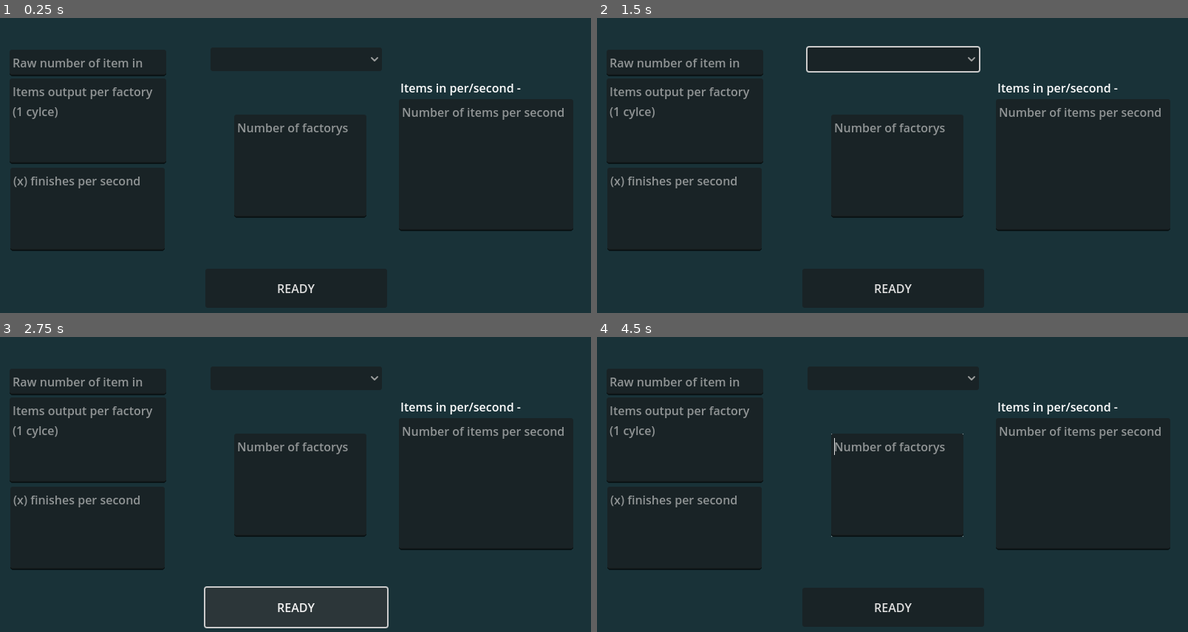
Above: before the commit, frames 1-4 (two rows, left to right).
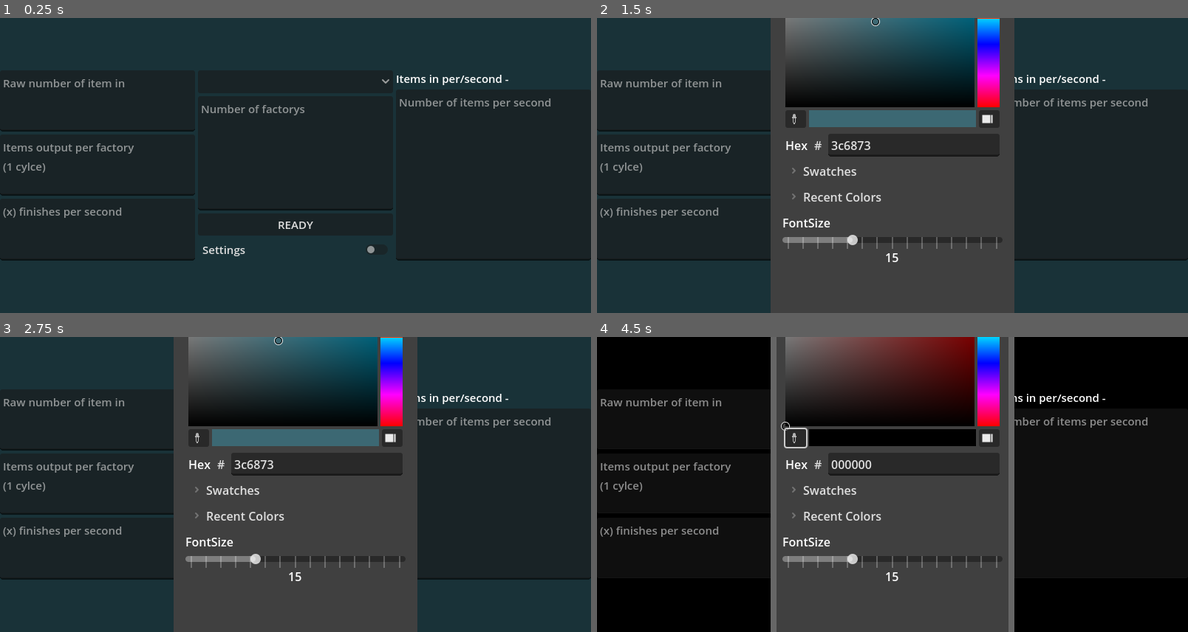
Above: after the commit, the same moments.

Repository: AaaaaaICO/Throughput-Calculator
Game: Godot game, scene res://Scenes/Manager.tscn
Same seed, same stepped clock (60 frames per second), same inputs: the game is played once before the commit and once after it.
Inputs (mouse positions are in pixels of both pictures, inside the frame that each line leads up to; where the layout moved, square brackets give the same spot in the first picture):
- Up to frame 1 (0.25 s): no input
- Up to frame 2 (1.5 s): click (892, 82) [892, 59] at 0.5 s; click (892, 248) at 1.25 s, where only the run after the commit has a clickable "Settings"
- Up to frame 3 (2.75 s): click "READY" at 2 s
- Up to frame 4 (4.5 s): click "READY" at 2.75 s; click (797, 437) at 3.52 s; click (892, 490) at 4.25 s, where only the run after the commit has a clickable "Swatches"

The runs differ from the first frame. In frame 1, 4.3% of the frame differs, in the area x 0-100%, y 13-94%; in frame 2, 39%; in frame 3, 35%; in frame 4, 72%, in the area x 0-100%, y 0-100%.

Commit message:
Major UI Change
added  font size and background colour settings (save on close)
made the window resizeable.

Diff:
--- a/Other/TextBoxTheme.tres
+++ b/Other/TextBoxTheme.tres
@@ -4,4 +4,5 @@
 bg_color = Color(0, 0, 0, 1)
 
 [resource]
+default_font_size = 15
 TextEdit/styles/read_only = SubResource("StyleBoxFlat_sid4r")
--- a/Scenes/Manager.gd
+++ b/Scenes/Manager.gd
@@ -1,15 +1,25 @@
-extends Node2D
+extends Control
 
 
-@onready var node_Output = get_node("Device Output")
-@onready var node_Speed = get_node("Device Speed")
-@onready var node_OutputWanted = get_node("OutputWanted")
-@onready var node_DevicesNeeded = get_node("Devices Needed")
-@onready var node_Options = get_node("OptionButton")
+@onready var node_Output = get_node("HBoxContainer/VBoxContainerLeft/Device Output")
+@onready var node_Speed = get_node("HBoxContainer/VBoxContainerLeft/Device Speed")
+@onready var node_OutputWanted = get_node("HBoxContainer/VBoxContainerRight/OutputWanted")
+@onready var node_DevicesNeeded = get_node("HBoxContainer/VBoxContainerMid/Devices Needed")
+@onready var node_Options = get_node("HBoxContainer/VBoxContainerMid/OptionButton")
 
-@onready var node_ItemsIn = get_node("Items In")
-@onready var Label_ItemsInNeeded = get_node("ItemsInNeeded")
+@onready var node_ItemsIn = get_node("HBoxContainer/VBoxContainerLeft/Items In")
+@onready var Label_ItemsInNeeded = get_node("HBoxContainer/VBoxContainerRight/ItemsInNeeded")
+var Checked = false
+var fontSize = 8
+var Defaultclr = Color(0.098, 0.196, 0.22, 1)
+var ColorPickerSettings = {
+	"BG_CLR": [Color(0.098, 0.196, 0.22, 1)],
+	"BG_CLR_SWATCHES": [Color(0.098, 0.196, 0.22, 1)],
+}
 
+
+func _ready():
+	Load()
 
 func _on_button_pressed():
 	Calculate(node_Output.get_text(), node_Speed.get_text(), node_OutputWanted.get_text(), node_DevicesNeeded.get_text())
@@ -60,3 +70,65 @@
 			Label_ItemsInNeeded.set_text("Items in per/second - " + str(float(node_ItemsIn.get_text()) * float(Speed) * (float(OutputWanted) / (float(OutputRate) * float(Speed)))))
 func _on_option_button_item_selected(index):
 	Lock()
+
+
+func _on_check_button_pressed():
+	Checked = !Checked
+	if(Checked):
+		$AcceptDialog.visible = true
+	else: load("res://Other/TextBoxTheme.tres").set_default_font_size(15)
+	RenderingServer.set_default_clear_color(Defaultclr)
+	Save()
+
+
+func _on_accept_dialog_confirmed():
+		fontSize = $"AcceptDialog/vbox Main/Vbox Font size/Slr_MiniFontSize".get_value()
+		load("res://Other/TextBoxTheme.tres").set_default_font_size(fontSize)
+		$AcceptDialog.visible = false
+		RenderingServer.set_default_clear_color($"AcceptDialog/vbox Main/ColorPicker".get_pick_color())
+		Save()
+
+func _on_accept_dialog_canceled():
+	$HBoxContainer/VBoxContainerMid/Cb_MiniMode.set_pressed(false)
+	RenderingServer.set_default_clear_color(Defaultclr)
+var saveLocation = "user://saves.cfg"
+func Save():
+	var config = ConfigFile.new()
+	var configFile = config.load(saveLocation)
+	config.set_value("Save", "Checked", Checked)
+	config.set_value("Save", "FontSize", fontSize)
+	config.set_value("Save", "ColorSettings", ColorPickerSettings)
+	config.save(saveLocation)
+func Load():
+	var config = ConfigFile.new()
+	var configFile = config.load(saveLocation)
+	if configFile != OK:
+		pass
+	else:
+		Checked = config.get_value("Save", "Checked")
+		fontSize = config.get_value("Save", "FontSize")
+		$"AcceptDialog/vbox Main/Vbox Font size/Slr_MiniFontSize".set_value(fontSize)
+		ColorPickerSettings = config.get_value("Save", "ColorSettings")
+		$"AcceptDialog/vbox Main/ColorPicker".set_pick_color(ColorPickerSettings["BG_CLR"])
+		RenderingServer.set_default_clear_color(ColorPickerSettings["BG_CLR"])
+		for clr in ColorPickerSettings["BG_CLR_SWATCHES"]:
+			$"AcceptDialog/vbox Main/ColorPicker".add_preset(clr)
+	if(Checked):
+		$HBoxContainer/VBoxContainerMid/Cb_MiniMode.set_pressed(true)
+		load("res://Other/TextBoxTheme.tres").set_default_font_size(fontSize)
+
+
+
+
+
+func _on_color_picker_preset_added(color):
+	ColorPickerSettings["BG_CLR_SWATCHES"].append(color)
+	ColorPickerSettings["BG_CLR"] = color
+
+func _on_color_picker_preset_removed(color):
+	ColorPickerSettings["BG_CLR_SWATCHES"].erase(color)
+
+
+func _on_color_picker_color_changed(color):
+	RenderingServer.set_default_clear_color(color)
+	ColorPickerSettings["BG_CLR"] = color
--- a/Scenes/Manager.tscn
+++ b/Scenes/Manager.tscn
@@ -3,69 +3,102 @@
 [ext_resource type="Script" path="res://Scenes/Manager.gd" id="1_mf45p"]
 [ext_resource type="Theme" uid="uid://bkmob4p8pqkkj" path="res://Other/TextBoxTheme.tres" id="2_r4x1w"]
 
-[node name="Manager" type="Node2D"]
+[node name="Control" type="Control"]
+layout_mode = 3
+anchors_preset = 15
+anchor_right = 1.0
+anchor_bottom = 1.0
+grow_horizontal = 2
+grow_vertical = 2
+size_flags_horizontal = 4
+size_flags_vertical = 4
 script = ExtResource("1_mf45p")
+metadata/_edit_use_anchors_ = true
 
-[node name="Device Output" type="TextEdit" parent="."]
-offset_left = -387.0
-offset_top = -118.0
-offset_right = -175.0
-offset_bottom = -2.0
+[node name="AcceptDialog" type="AcceptDialog" parent="."]
+title = "Settings"
+initial_position = 1
+size = Vector2i(314, 694)
+ok_button_text = "Confirm"
+
+[node name="vbox Main" type="VBoxContainer" parent="AcceptDialog"]
+offset_left = 8.0
+offset_top = 8.0
+offset_right = 306.0
+offset_bottom = 645.0
+
+[node name="ColorPicker" type="ColorPicker" parent="AcceptDialog/vbox Main"]
+layout_mode = 2
+color = Color(0.235294, 0.407843, 0.45098, 1)
+edit_alpha = false
+color_modes_visible = false
+sliders_visible = false
+
+[node name="Vbox Font size" type="VBoxContainer" parent="AcceptDialog/vbox Main"]
+layout_mode = 2
+
+[node name="Label" type="Label" parent="AcceptDialog/vbox Main/Vbox Font size"]
+layout_mode = 2
+text = "FontSize"
+
+[node name="Slr_MiniFontSize" type="HSlider" parent="AcceptDialog/vbox Main/Vbox Font size"]
+custom_minimum_size = Vector2(100, 0)
+layout_mode = 2
+min_value = 1.0
+max_value = 30.0
+value = 10.0
+rounded = true
+tick_count = 15
+ticks_on_borders = true
+
+[node name="Label2" type="Label" parent="AcceptDialog/vbox Main/Vbox Font size"]
+layout_mode = 2
+size_flags_horizontal = 4
+text = "15"
+
+[node name="HBoxContainer" type="HBoxContainer" parent="."]
+layout_mode = 1
+anchors_preset = -1
+anchor_top = 0.1775
+anchor_right = 1.0
+anchor_bottom = 0.8225
+grow_horizontal = 2
+grow_vertical = 2
+size_flags_horizontal = 4
+size_flags_vertical = 4
+alignment = 1
+
+[node name="VBoxContainerLeft" type="VBoxContainer" parent="HBoxContainer"]
+layout_mode = 2
+size_flags_horizontal = 3
+alignment = 1
+
+[node name="Items In" type="TextEdit" parent="HBoxContainer/VBoxContainerLeft"]
+layout_mode = 2
+size_flags_vertical = 3
+theme = ExtResource("2_r4x1w")
+placeholder_text = "Raw number of item in"
+
+[node name="Device Output" type="TextEdit" parent="HBoxContainer/VBoxContainerLeft"]
+layout_mode = 2
+size_flags_vertical = 3
 theme = ExtResource("2_r4x1w")
 placeholder_text = "Items output per factory
 (1 cylce)"
 
-[node name="Device Speed" type="TextEdit" parent="."]
-offset_left = -386.0
-offset_top = 3.0
-offset_right = -177.0
-offset_bottom = 116.0
+[node name="Device Speed" type="TextEdit" parent="HBoxContainer/VBoxContainerLeft"]
+layout_mode = 2
+size_flags_vertical = 3
 theme = ExtResource("2_r4x1w")
 placeholder_text = "(x) finishes per second"
 
-[node name="OutputWanted" type="TextEdit" parent="."]
-offset_left = 140.0
-offset_top = -90.0
-offset_right = 376.0
-offset_bottom = 89.0
-theme = ExtResource("2_r4x1w")
-placeholder_text = "Number of items per second"
+[node name="VBoxContainerMid" type="VBoxContainer" parent="HBoxContainer"]
+layout_mode = 2
+size_flags_horizontal = 3
+alignment = 1
 
-[node name="Devices Needed" type="TextEdit" parent="."]
-offset_left = -83.0
-offset_top = -69.0
-offset_right = 96.0
-offset_bottom = 71.0
-theme = ExtResource("2_r4x1w")
-placeholder_text = "Number of factorys"
-
-[node name="ItemsInNeeded" type="Label" parent="."]
-offset_left = 142.0
-offset_top = -117.0
-offset_right = 363.0
-offset_bottom = -94.0
-text = "Items in per/second - "
-
-[node name="Items In" type="TextEdit" parent="."]
-offset_left = -387.0
-offset_top = -157.0
-offset_right = -175.0
-offset_bottom = -121.0
-theme = ExtResource("2_r4x1w")
-placeholder_text = "Raw number of item in"
-
-[node name="Button" type="Button" parent="."]
-offset_left = -122.0
-offset_top = 140.0
-offset_right = 124.0
-offset_bottom = 193.0
-text = "READY"
-
-[node name="OptionButton" type="OptionButton" parent="."]
-offset_left = -115.0
-offset_top = -160.0
-offset_right = 117.0
-offset_bottom = -128.0
+[node name="OptionButton" type="OptionButton" parent="HBoxContainer/VBoxContainerMid"]
+layout_mode = 2
 item_count = 4
 popup/item_0/text = "Factory output per cycle"
 popup/item_0/id = 0
@@ -76,7 +109,44 @@
 popup/item_3/text = "Items per second"
 popup/item_3/id = 3
 
-[node name="Camera2D" type="Camera2D" parent="."]
+[node name="Devices Needed" type="TextEdit" parent="HBoxContainer/VBoxContainerMid"]
+custom_minimum_size = Vector2(0, 100)
+layout_mode = 2
+size_flags_vertical = 3
+theme = ExtResource("2_r4x1w")
+placeholder_text = "Number of factorys"
 
-[connection signal="pressed" from="Button" to="." method="_on_button_pressed"]
-[connection signal="item_selected" from="OptionButton" to="." method="_on_option_button_item_selected"]
+[node name="Btn_Ready" type="Button" parent="HBoxContainer/VBoxContainerMid"]
+layout_mode = 2
+theme = ExtResource("2_r4x1w")
+text = "READY"
+
+[node name="Cb_MiniMode" type="CheckButton" parent="HBoxContainer/VBoxContainerMid"]
+layout_mode = 2
+theme = ExtResource("2_r4x1w")
+text = "Settings"
+
+[node name="VBoxContainerRight" type="VBoxContainer" parent="HBoxContainer"]
+layout_mode = 2
+size_flags_horizontal = 3
+alignment = 1
+
+[node name="ItemsInNeeded" type="Label" parent="HBoxContainer/VBoxContainerRight"]
+layout_mode = 2
+size_flags_vertical = 1
+theme = ExtResource("2_r4x1w")
+text = "Items in per/second - "
+
+[node name="OutputWanted" type="TextEdit" parent="HBoxContainer/VBoxContainerRight"]
+custom_minimum_size = Vector2(0, 150)
+layout_mode = 2
+size_flags_vertical = 3
+theme = ExtResource("2_r4x1w")
+placeholder_text = "Number of items per second"
+
+[connection signal="canceled" from="AcceptDialog" to="." method="_on_accept_dialog_canceled"]
+[connection signal="confirmed" from="AcceptDialog" to="." method="_on_accept_dialog_confirmed"]
+[connection signal="color_changed" from="AcceptDialog/vbox Main/ColorPicker" to="." method="_on_color_picker_color_changed"]
+[connection signal="preset_added" from="AcceptDialog/vbox Main/ColorPicker" to="." method="_on_color_picker_preset_added"]
+[connection signal="preset_removed" from="AcceptDialog/vbox Main/ColorPicker" to="." method="_on_color_picker_preset_removed"]
+[connection signal="pressed" from="HBoxContainer/VBoxContainerMid/Cb_MiniMode" to="." method="_on_check_button_pressed"]
--- a/project.godot
+++ b/project.godot
@@ -21,6 +21,7 @@
 
 window/size/viewport_width=800
 window/size/viewport_height=400
+window/subwindows/embed_subwindows=false
 
 [rendering]
 
Binary file changed: Other/Example.PNG
Not shown, added: Other/Example.PNG.import
Not shown, changed: Exports/Throughput Calculator.exe
Not shown, added: Scenes/ManC310.tmp
